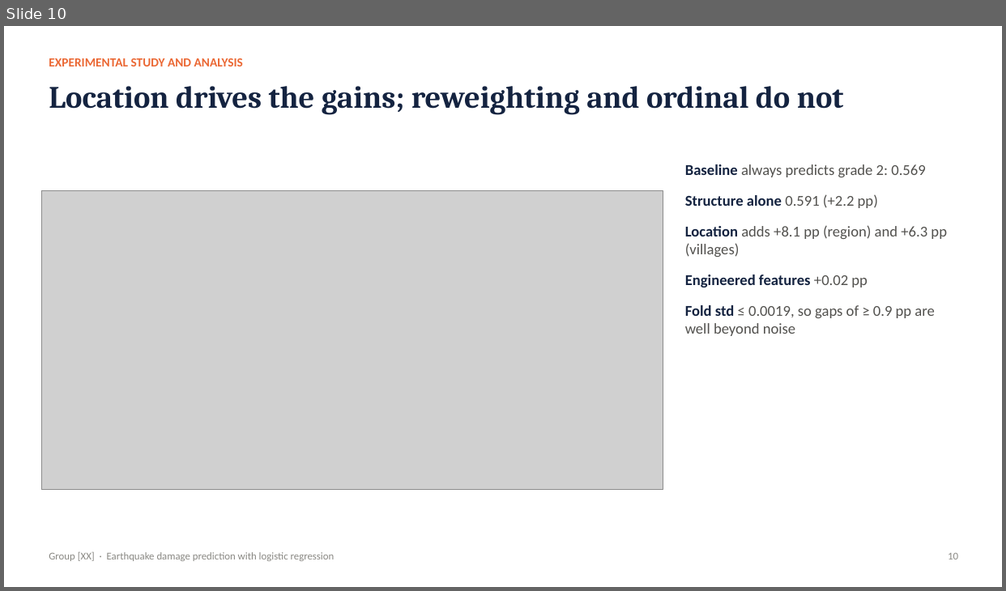
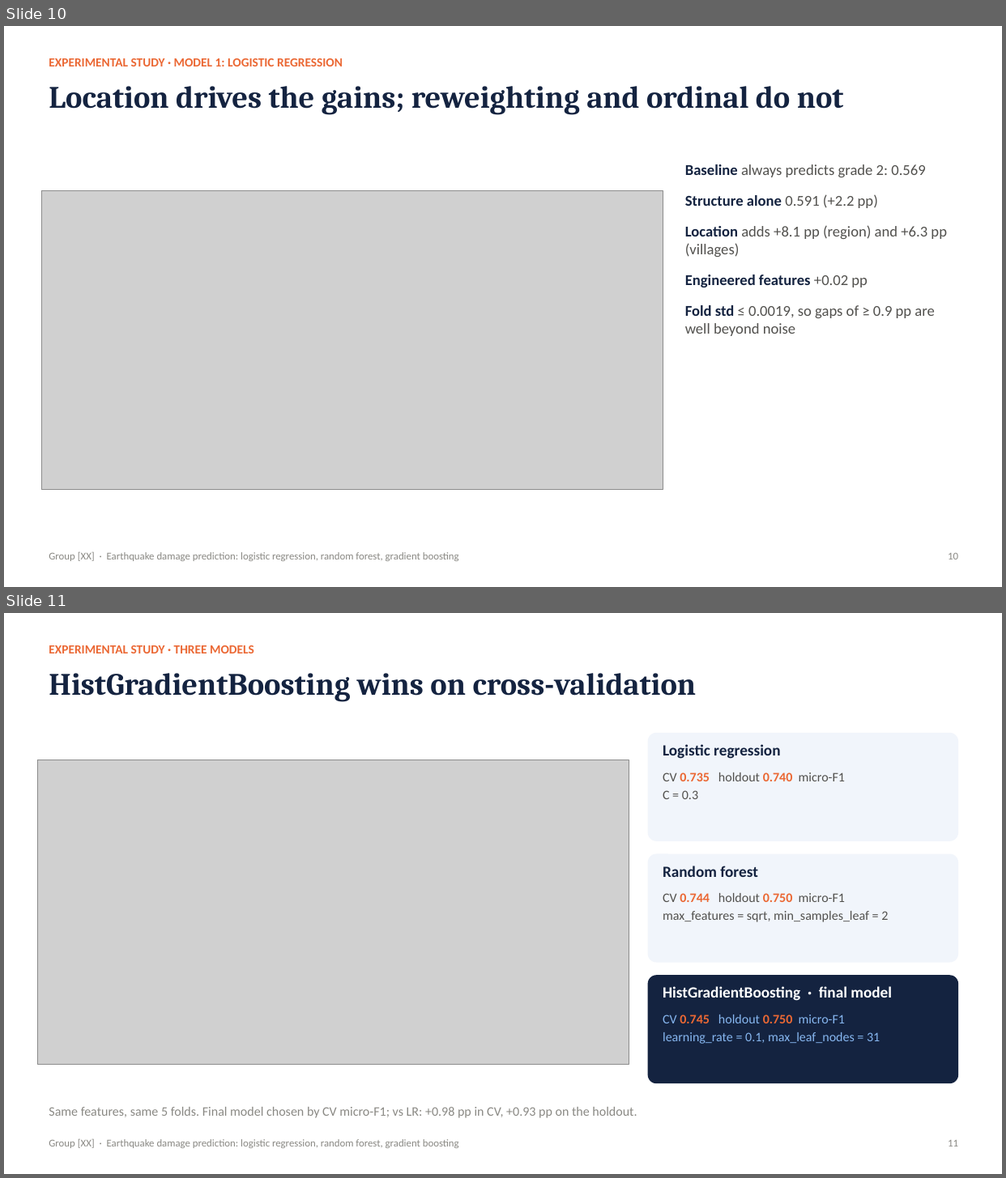
Before and after one commit to watersalamander/MH6810-Python-Project, a slide deck: slides/presentation.pptx. Shown one above the other, each under a label of ours: slide 10 before the commit, slides 10 and 11 after it. The pictures are 1006x591 and 1006x1178 pixels, drawn with LibreOffice and Linux fonts; fonts in the diff are those of the drawing; grey boxes stand for pictures. Boxes give left, top, right and bottom in pixels: in the first picture for what was removed or moved away, otherwise in the second. Text is boxed around its words. In the diff, an @@ line names an element or a change of style, - is before the commit and + after.

```diff
--- a/slides/presentation.pptx
+++ b/slides/presentation.pptx
@@ slide 11 added at <box>4,613,1002,1174</box>, background #FFFFFF @@
@@ text added at <box>49,645,254,653</box>, 12 pt, text #EB6834, bold @@
+EXPERIMENTAL STUDY · THREE MODELS
@@ text added at <box>49,673,697,702</box>, 30 pt, text #142340, bold @@
+HistGradientBoosting wins on cross-validation
@@ rounded rectangle added at <box>648,733,958,841</box>, fill #F1F5FB @@
@@ text added at <box>663,744,780,759</box>, 15 pt, text #142340, bold @@
+Logistic regression
@@ picture added at <box>38,760,629,1064</box> @@
@@ text added at <box>663,773,845,799</box>, 12.5 pt, text #52514E @@
+CV 0.735 holdout 0.740 micro-F1
+C = 0.3
@@ rounded rectangle added at <box>648,854,958,963</box>, fill #F1F5FB @@
@@ text added at <box>663,866,758,877</box>, 15 pt, text #142340, bold @@
+Random forest
@@ text added at <box>663,893,888,922</box>, 12.5 pt, text #52514E @@
+CV 0.744 holdout 0.750 micro-F1
+max_features = sqrt, min_samples_leaf = 2
@@ rounded rectangle added at <box>648,975,958,1084</box>, fill #142340 @@
@@ text added at <box>663,986,892,1001</box>, 15 pt, text #FFFFFF, bold @@
+HistGradientBoosting · final model
@@ text added at <box>663,1015,880,1044</box>, 12.5 pt, text #86B6EF @@
+CV 0.745 holdout 0.750 micro-F1
+learning_rate = 0.1, max_leaf_nodes = 31
@@ text added at <box>49,1107,637,1118</box>, 12.5 pt, text #8A8984 @@
+Same features, same 5 folds. Final model chosen by CV micro-F1; vs LR: +0.98 pp in CV, +0.93 pp on the holdout.
@@ text added at <box>49,1139,459,1148</box>, 10 pt, text #8A8984 @@
+Group [XX] · Earthquake damage prediction: logistic regression, random forest, gradient boosting
@@ text added at <box>948,1140,958,1147</box>, 10 pt, text #8A8984 @@
+11
@@ slide 10 changed as well @@
@@ text at <box>49,58,343,66</box>: text changed @@
-EXPERIMENTAL STUDY AND ANALYSIS
+EXPERIMENTAL STUDY · MODEL 1: LOGISTIC REGRESSION
@@ text at <box>49,552,459,561</box>: text changed @@
-Group [XX] · Earthquake damage prediction with logistic regression
+Group [XX] · Earthquake damage prediction: logistic regression, random forest, gradient boosting
```
Also in this commit, not shown: 13 other slides changed, 1 other slide added, 1 slide removed, 22 other files.
